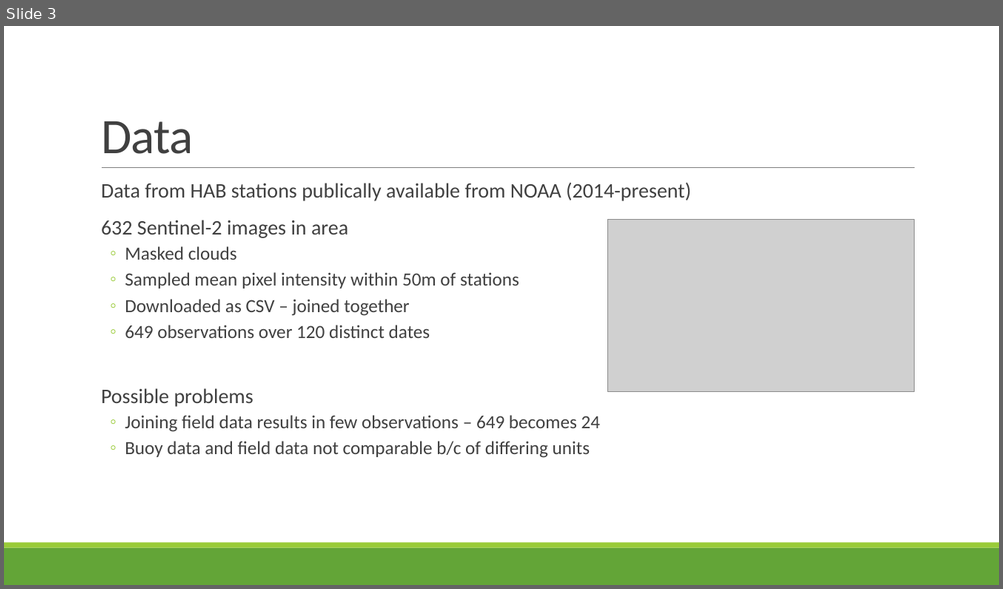
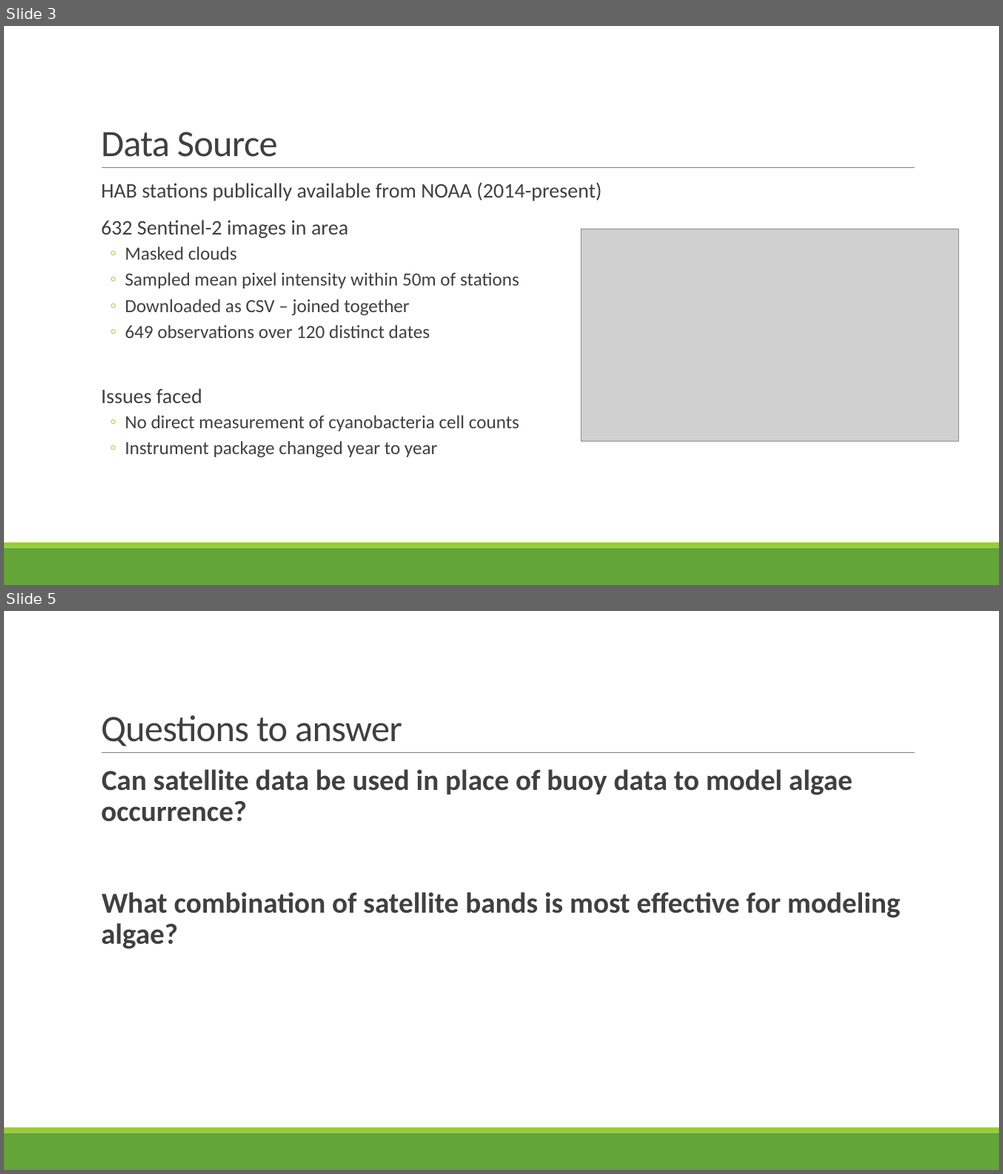
Before and after one commit to s-kganz/erie_habs, a slide deck: 04_presentation/HABs with Sentinel-2.pptx. Shown one above the other, each under a label of ours: slide 3 before the commit, slides 3 and 5 after it; the slides between them are not shown. The pictures are 1003x589 and 1003x1174 pixels, drawn with LibreOffice and Linux fonts; fonts in the diff are those of the drawing; grey boxes stand for pictures. Boxes give left, top, right and bottom in pixels: in the first picture for what was removed or moved away, otherwise in the second. Text is boxed around its words. In the diff, an @@ line names an element or a change of style, - is before the commit and + after.

```diff
--- a/04_presentation/HABs with Sentinel-2.pptx
+++ b/04_presentation/HABs with Sentinel-2.pptx
@@ slide 5 added at box(4, 611, 999, 1170), background #FFFFFF; not listed: 3 template elements that a slide beside it also shows @@
@@ title added at box(101, 715, 402, 746), 36 pt, text #404040 @@
+Questions to answer
@@ text added at box(101, 769, 899, 949), 28 pt, text #404040, bold @@
+  Can satellite data be used in place of buoy data to model algae occurrence?
+  What combination of satellite bands is most effective for modeling algae?
@@ slide 3 changed as well @@
@@ title at box(101, 132, 278, 157): text changed; size 48 to 36 pt @@
-Data
+Data Source
@@ text at box(101, 182, 601, 201): text changed @@
-  Data from HAB stations publically available from NOAA (2014-present)
+  HAB stations publically available from NOAA (2014-present)
@@ picture: place and size @@
-picture at box(608, 219, 914, 392)
+picture at box(580, 229, 959, 442)
@@ text at box(101, 389, 519, 458): text changed @@
-  Possible problems
-  ◦ Joining field data results in few observations – 649 becomes 24
-  ◦ Buoy data and field data not comparable b/c of differing units
+  Issues faced
+  ◦ No direct measurement of cyanobacteria cell counts
+  ◦ Instrument package changed year to year
```
Also in this commit, not shown: 2 other slides changed, 12 other slides added, 1 slide removed, 7 other files.
